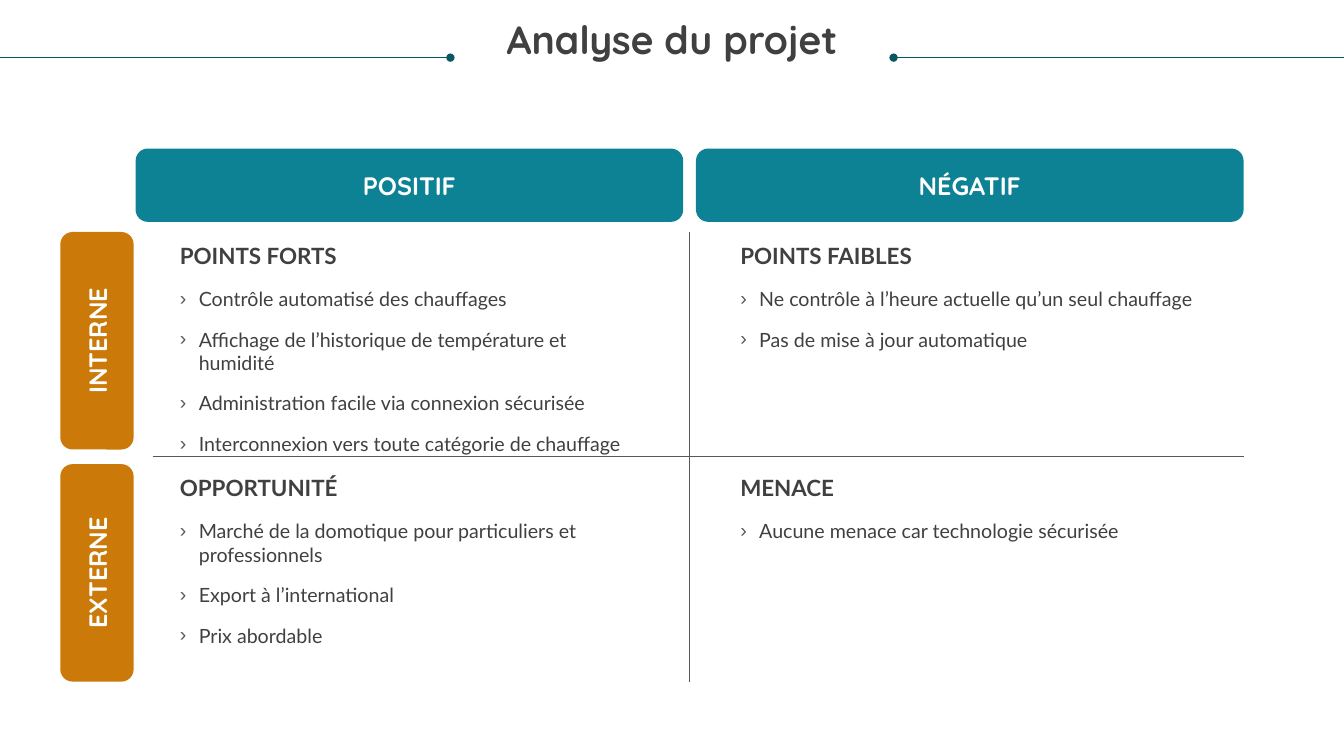
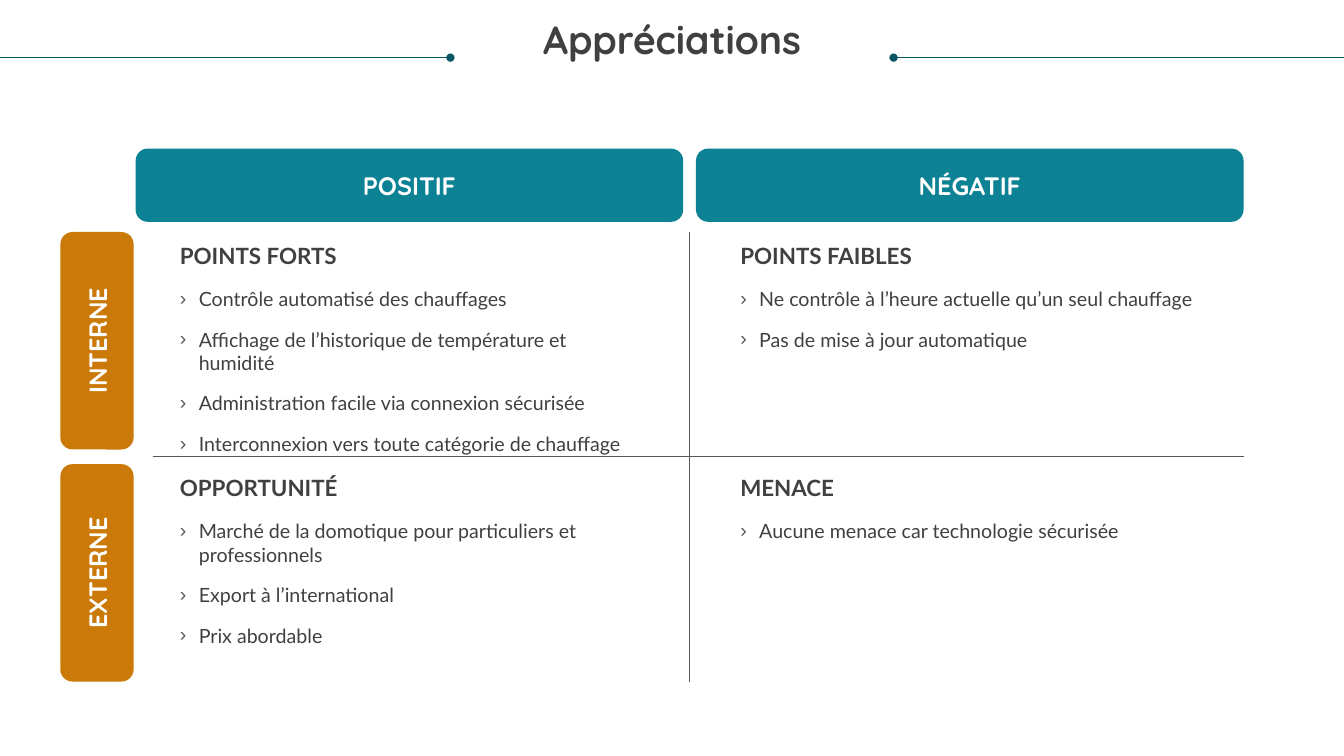
Before and after one commit to hackersoft13/Cobox, a slide deck: slide 3 of Doc/Cobox.pptx. Drawn at 1344x756 pixels with LibreOffice and Linux fonts; fonts in the diff are those of the drawing. Boxes give left, top, right and bottom in pixels: in the first picture for what was removed or moved away, otherwise in the second. Text is boxed around its words. In the diff, an @@ line names an element or a change of style, - is before the commit and + after.

Commit message:
--ppt3

```diff
--- a/Doc/Cobox.pptx
+++ b/Doc/Cobox.pptx
@@ text at (543,24,801,62): text changed @@
-Analyse du projet
+Appréciations
```
Also in this commit, not shown: 1 other slide changed.
